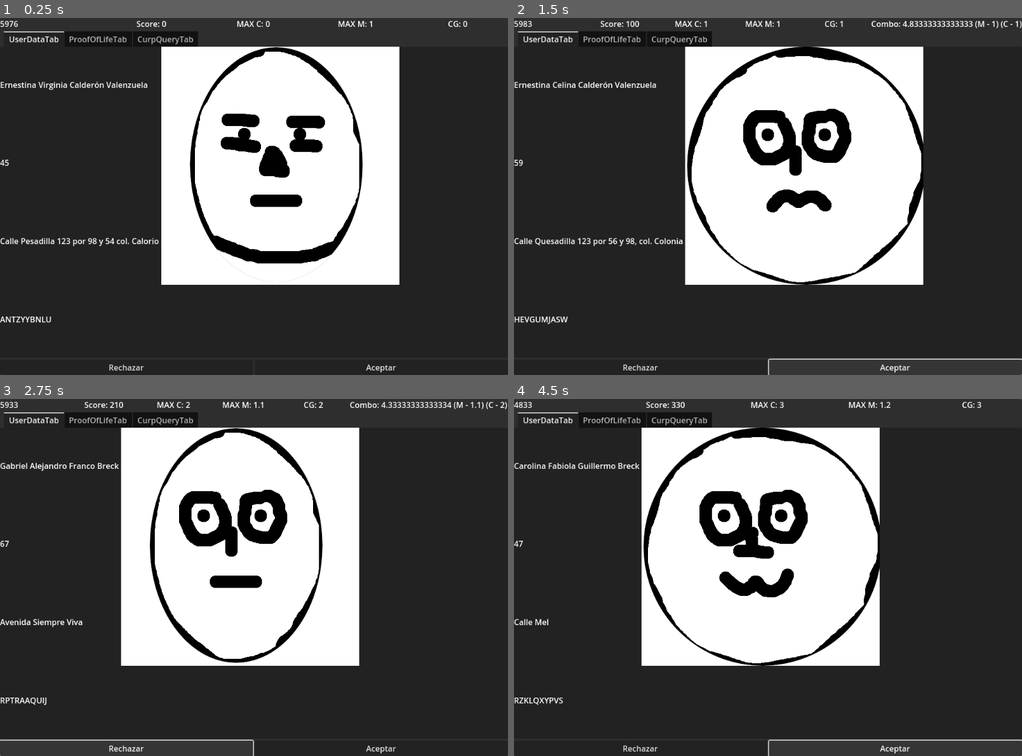
Above: before the commit, frames 1-4 (two rows, left to right).
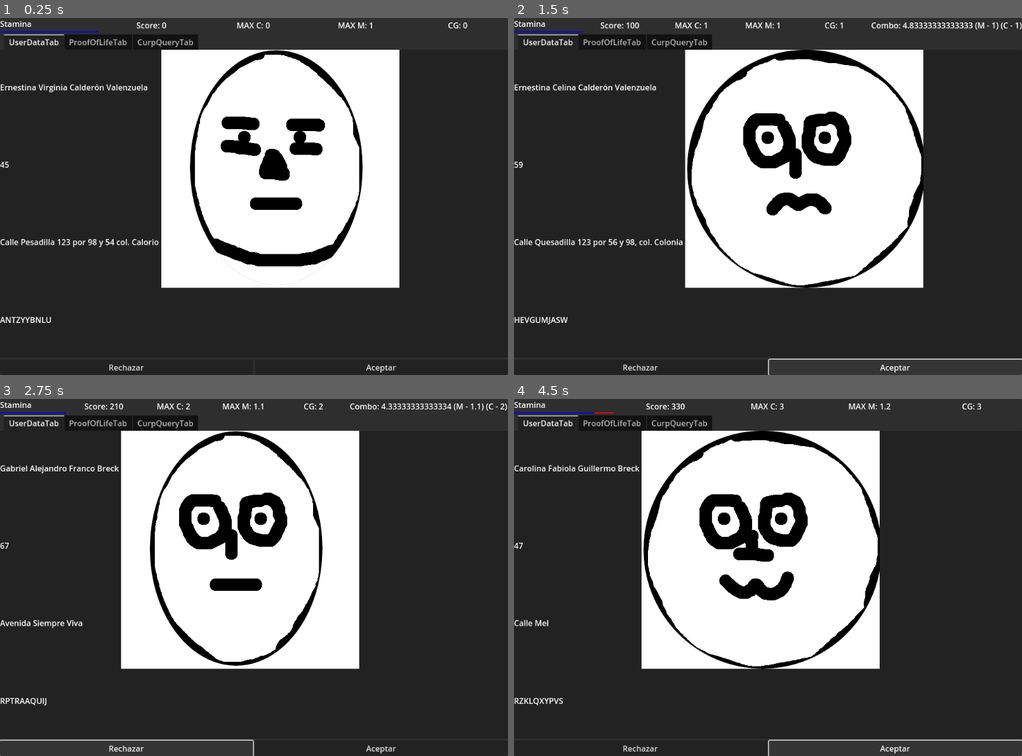
Above: after the commit, the same moments.

Repository: pyramid-seph/dash_dash_dashboard
Game: Godot game, scene res://scenes/Main.tscn
Two runs of this game, one before a commit and one after it. Both use one fixed random seed, a clock stepped at 60 frames per second and the inputs below.
Inputs:
- Up to frame 1 (0.25 s): no input
- Up to frame 2 (1.5 s): click "Rechazar" at 0.5 s; click "Aceptar" at 1.25 s
- Up to frame 3 (2.75 s): click "Rechazar" at 2 s
- Up to frame 4 (4.5 s): click "Aceptar" at 2.75 s; click "Rechazar" at 3.5 s; click "Aceptar" at 4.25 s

The runs differ from the first frame. In frame 1, 5.0% of the frame differs, in the area x 0-92%, y 0-86%; in frame 2, 5.8%, in the area x 0-100%, y 0-86%; in frame 3, 5.2%; in frame 4, 5.4%.

Commit message:
Show stamina as a progress bar

Diff:
--- a/project.godot
+++ b/project.godot
@@ -48,6 +48,11 @@
 "class": &"RequestChallenge",
 "language": &"GDScript",
 "path": "res://scenes/RequestChallenge.gd"
+}, {
+"base": "VBoxContainer",
+"class": &"StaminaBar",
+"language": &"GDScript",
+"path": "res://scenes/StaminaBar.gd"
 }]
 _global_script_class_icons={
 "ClampedTime": "",
@@ -57,7 +62,8 @@
 "PersonDescriptor": "",
 "PersonImage": "",
 "PersonRandomizer": "",
-"RequestChallenge": ""
+"RequestChallenge": "",
+"StaminaBar": ""
 }
 
 [application]
--- a/scenes/GameplayGui.gd
+++ b/scenes/GameplayGui.gd
@@ -10,7 +10,7 @@
 @onready var debug := $DebugPanel/Debug as Label
 @onready var pause_panel = $PausePanel as PanelContainer
 @onready var game_over_results = $GameOverResults as PanelContainer
-@onready var cheems := %StaminaTimer as Label
+@onready var stamina_bar := %StaminaTimer as StaminaBar
 @onready var request_combo_counter := %RequestComboCounter as Label
 @onready var score := %Score as Label
 @onready var max_combo_label := $PanelContainer/VBoxContainer/HUD/MaxCombo as Label
@@ -71,8 +71,8 @@
 	game_over_results.hide_results()
 
 
-func update_stamina_meter(stamina: float) -> void:
-	cheems.text = str(int(stamina * 100.0))
+func update_stamina_meter(max_stamina: float, curr_stamina: float) -> void:
+	stamina_bar.update(max_stamina, curr_stamina)
 
 
 func _on_accept_button_pressed() -> void:
--- a/scenes/GameplayGui.tscn
+++ b/scenes/GameplayGui.tscn
@@ -1,6 +1,7 @@
-[gd_scene load_steps=7 format=3 uid="uid://cdd2qox50mycb"]
+[gd_scene load_steps=8 format=3 uid="uid://cdd2qox50mycb"]
 
 [ext_resource type="Script" path="res://scenes/GameplayGui.gd" id="1_6yfmw"]
+[ext_resource type="PackedScene" uid="uid://xux6yu5r6j2h" path="res://scenes/StaminaBar.tscn" id="2_0eg3r"]
 [ext_resource type="Script" path="res://scenes/CurpQueryTab.gd" id="2_kph81"]
 [ext_resource type="Script" path="res://scenes/UserDataTab.gd" id="3_g15n0"]
 [ext_resource type="PackedScene" uid="uid://bol70ddbnwtv6" path="res://scenes/PersonImage.tscn" id="3_vdsu5"]
@@ -29,46 +30,49 @@
 
 [node name="HUD" type="HBoxContainer" parent="PanelContainer/VBoxContainer"]
 offset_right = 1024.0
-offset_bottom = 26.0
+offset_bottom = 32.0
 size_flags_vertical = 0
 alignment = 1
 
-[node name="StaminaTimer" type="Label" parent="PanelContainer/VBoxContainer/HUD"]
+[node name="StaminaTimer" parent="PanelContainer/VBoxContainer/HUD" instance=ExtResource("2_0eg3r")]
 unique_name_in_owner = true
 offset_right = 201.0
-offset_bottom = 26.0
-size_flags_horizontal = 3
-text = "Cheems: 000"
+offset_bottom = 32.0
+size_flags_horizontal = 3
 
 [node name="Score" type="Label" parent="PanelContainer/VBoxContainer/HUD"]
 unique_name_in_owner = true
 offset_left = 205.0
+offset_top = 3.0
 offset_right = 407.0
-offset_bottom = 26.0
+offset_bottom = 29.0
 size_flags_horizontal = 3
 text = "Score: 999999"
 horizontal_alignment = 1
 
 [node name="MaxCombo" type="Label" parent="PanelContainer/VBoxContainer/HUD"]
 offset_left = 411.0
+offset_top = 3.0
 offset_right = 612.0
-offset_bottom = 26.0
+offset_bottom = 29.0
 size_flags_horizontal = 3
 text = "0"
 horizontal_alignment = 1
 
 [node name="MaxMultiplier" type="Label" parent="PanelContainer/VBoxContainer/HUD"]
 offset_left = 616.0
+offset_top = 3.0
 offset_right = 818.0
-offset_bottom = 26.0
+offset_bottom = 29.0
 size_flags_horizontal = 3
 text = "0"
 horizontal_alignment = 1
 
 [node name="Correct" type="Label" parent="PanelContainer/VBoxContainer/HUD"]
 offset_left = 822.0
-offset_right = 1024.0
-offset_bottom = 26.0
+offset_top = 3.0
+offset_right = 1024.0
+offset_bottom = 29.0
 size_flags_horizontal = 3
 text = "0"
 horizontal_alignment = 1
@@ -83,7 +87,7 @@
 horizontal_alignment = 2
 
 [node name="GridContainer" type="HBoxContainer" parent="PanelContainer/VBoxContainer"]
-offset_top = 30.0
+offset_top = 36.0
 offset_right = 1024.0
 offset_bottom = 720.0
 size_flags_vertical = 3
@@ -105,12 +109,12 @@
 
 [node name="VBoxContainer" type="VBoxContainer" parent="PanelContainer/VBoxContainer/GridContainer"]
 offset_right = 1024.0
-offset_bottom = 690.0
+offset_bottom = 684.0
 size_flags_horizontal = 3
 
 [node name="ChallengeTabs" type="TabContainer" parent="PanelContainer/VBoxContainer/GridContainer/VBoxContainer"]
 offset_right = 1024.0
-offset_bottom = 655.0
+offset_bottom = 649.0
 size_flags_horizontal = 3
 size_flags_vertical = 3
 
@@ -120,37 +124,39 @@
 anchor_right = 1.0
 anchor_bottom = 1.0
 offset_top = 31.0
+grow_horizontal = 2
+grow_vertical = 2
 script = ExtResource("3_g15n0")
 
 [node name="VBoxContainer" type="VBoxContainer" parent="PanelContainer/VBoxContainer/GridContainer/VBoxContainer/ChallengeTabs/UserDataTab"]
 offset_right = 234.0
-offset_bottom = 624.0
+offset_bottom = 618.0
 
 [node name="FullName" type="Label" parent="PanelContainer/VBoxContainer/GridContainer/VBoxContainer/ChallengeTabs/UserDataTab/VBoxContainer"]
-offset_top = 63.0
-offset_right = 234.0
-offset_bottom = 89.0
+offset_top = 62.0
+offset_right = 234.0
+offset_bottom = 88.0
 size_flags_vertical = 6
 text = "Name: My othercool full name"
 
 [node name="Age" type="Label" parent="PanelContainer/VBoxContainer/GridContainer/VBoxContainer/ChallengeTabs/UserDataTab/VBoxContainer"]
-offset_top = 220.0
-offset_right = 234.0
-offset_bottom = 246.0
+offset_top = 218.0
+offset_right = 234.0
+offset_bottom = 244.0
 size_flags_vertical = 6
 text = "Age: My Cool Age"
 
 [node name="Address" type="Label" parent="PanelContainer/VBoxContainer/GridContainer/VBoxContainer/ChallengeTabs/UserDataTab/VBoxContainer"]
-offset_top = 377.0
-offset_right = 234.0
-offset_bottom = 403.0
+offset_top = 373.0
+offset_right = 234.0
+offset_bottom = 399.0
 size_flags_vertical = 6
 text = "Address My Cool Address"
 
 [node name="Curp" type="Label" parent="PanelContainer/VBoxContainer/GridContainer/VBoxContainer/ChallengeTabs/UserDataTab/VBoxContainer"]
-offset_top = 534.0
-offset_right = 234.0
-offset_bottom = 560.0
+offset_top = 529.0
+offset_right = 234.0
+offset_bottom = 555.0
 size_flags_vertical = 6
 text = "Address My Cool Address"
 
@@ -163,7 +169,7 @@
 [node name="PersonImage" parent="PanelContainer/VBoxContainer/GridContainer/VBoxContainer/ChallengeTabs/UserDataTab" instance=ExtResource("3_vdsu5")]
 offset_left = 238.0
 offset_right = 1024.0
-offset_bottom = 624.0
+offset_bottom = 618.0
 size_flags_horizontal = 3
 size_flags_vertical = 1
 
@@ -214,9 +220,9 @@
 text = "Revisado"
 
 [node name="CommitmentButtons" type="HBoxContainer" parent="PanelContainer/VBoxContainer/GridContainer/VBoxContainer"]
-offset_top = 659.0
-offset_right = 1024.0
-offset_bottom = 690.0
+offset_top = 653.0
+offset_right = 1024.0
+offset_bottom = 684.0
 
 [node name="RejectButton" type="Button" parent="PanelContainer/VBoxContainer/GridContainer/VBoxContainer/CommitmentButtons"]
 offset_right = 510.0
--- a/scenes/Main.gd
+++ b/scenes/Main.gd
@@ -53,7 +53,7 @@
 
 
 func _process(_delta) -> void:
-	gameplay_gui.update_stamina_meter(stamina_timer.time_left)
+	gameplay_gui.update_stamina_meter(stamina_timer.max_wait_time, stamina_timer.time_left)
 	gameplay_gui.update_request_combo_counter(request_combo_mngr.time_left,\
 		request_combo_mngr.multiplier, request_combo_mngr.consecutive_extensions)
 
--- /dev/null
+++ b/scenes/StaminaBar.gd
@@ -0,0 +1,9 @@
+class_name StaminaBar
+extends VBoxContainer
+
+
+@onready var progress_bar := $ProgressBar as TextureProgressBar
+
+
+func update(max_val: float, curr_val: float) -> void:
+	progress_bar.value = curr_val / max_val * progress_bar.max_value
--- /dev/null
+++ b/scenes/StaminaBar.tscn
@@ -0,0 +1,27 @@
+[gd_scene load_steps=3 format=3 uid="uid://xux6yu5r6j2h"]
+
+[ext_resource type="Script" path="res://scenes/StaminaBar.gd" id="1_rdhtp"]
+[ext_resource type="Texture2D" uid="uid://1yc6pjqt5yb" path="res://assets/ui_bar_foreground.png" id="2_pnaeh"]
+
+[node name="StaminaBar" type="VBoxContainer"]
+size_flags_vertical = 4
+script = ExtResource("1_rdhtp")
+
+[node name="Name" type="Label" parent="."]
+layout_mode = 2
+text = "Stamina"
+
+[node name="ProgressBar" type="TextureProgressBar" parent="."]
+layout_mode = 2
+size_flags_vertical = 3
+step = 0.0
+value = 100.0
+nine_patch_stretch = true
+stretch_margin_left = 1
+stretch_margin_top = 1
+stretch_margin_right = 1
+stretch_margin_bottom = 1
+texture_under = ExtResource("2_pnaeh")
+texture_progress = ExtResource("2_pnaeh")
+tint_under = Color(1, 0, 0, 1)
+tint_progress = Color(0, 0, 1, 1)
Binary file added: assets/ui_bar_background.png
Not shown, added: assets/ui_bar_background.png.import
Binary file added: assets/ui_bar_foreground.png
Not shown, added: assets/ui_bar_foreground.png.import
